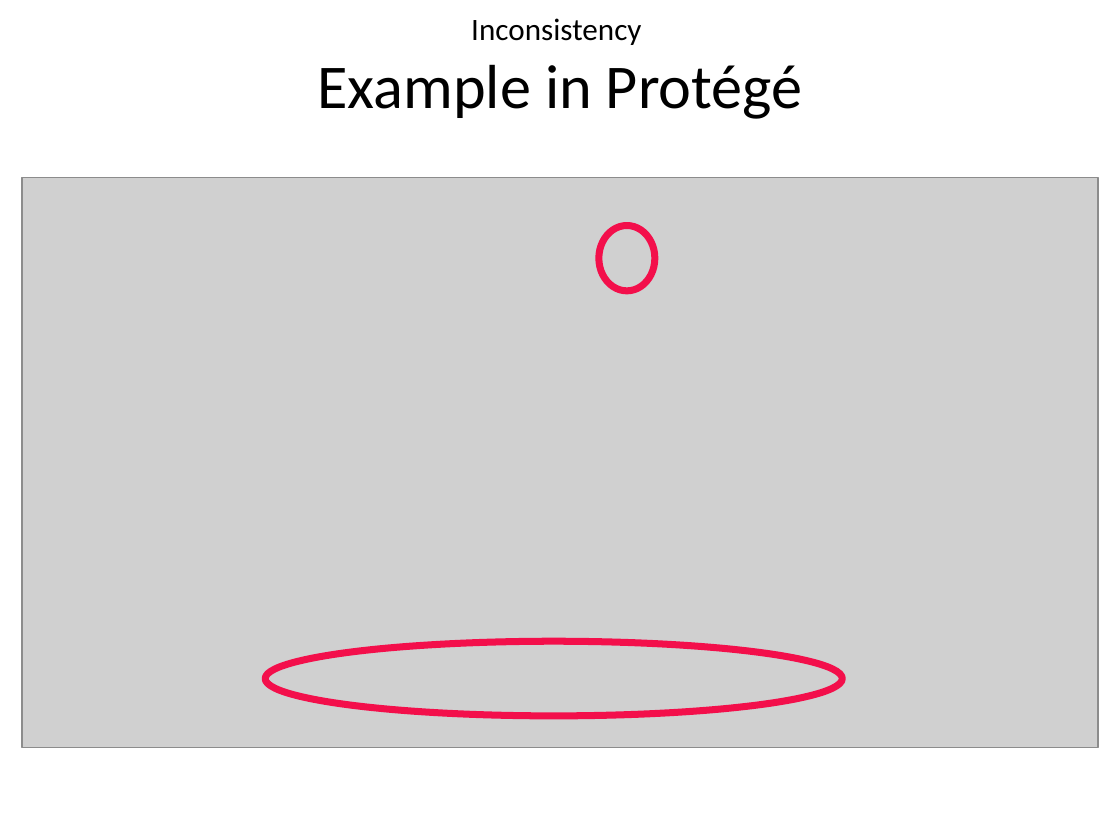
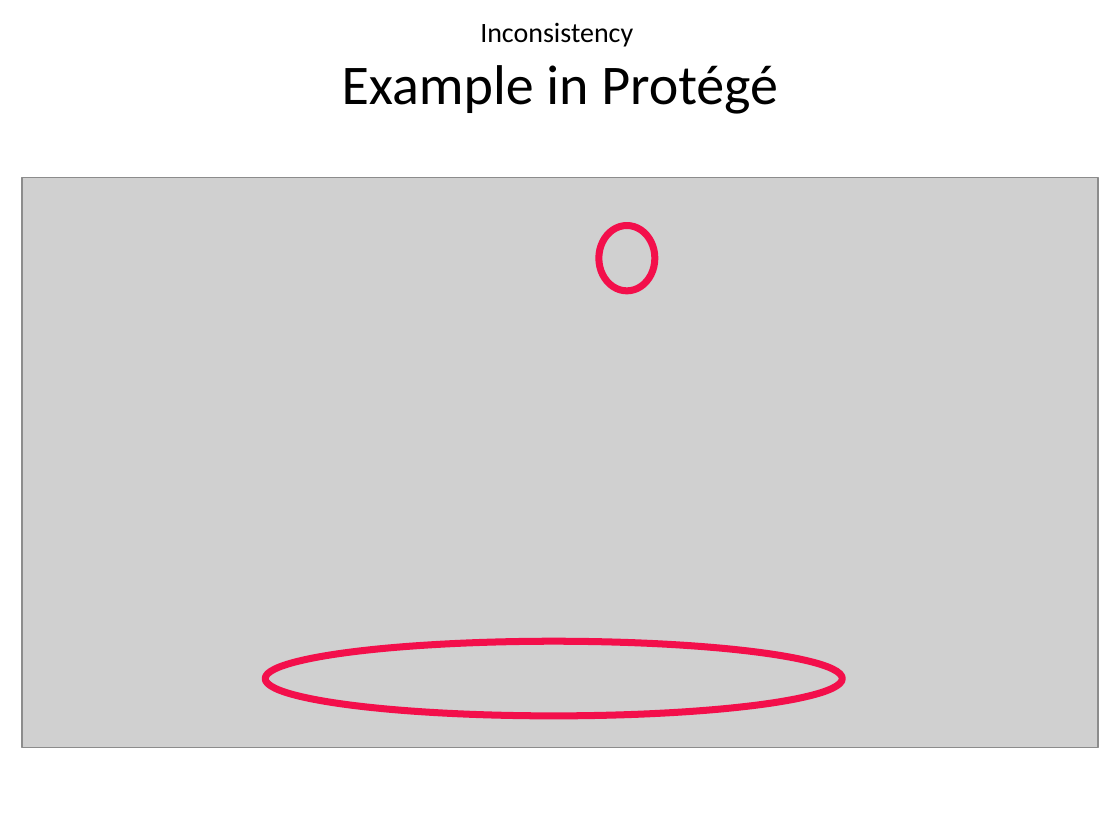
Before and after one commit to selminessrine/faculty-semweb, a slide deck: slide 39 of doc/workshop/WS2-Ontologies.pptx. Drawn at 1120x840 pixels with LibreOffice and Linux fonts; fonts in the diff are those of the drawing; grey boxes stand for pictures. Boxes give left, top, right and bottom in pixels: in the first picture for what was removed or moved away, otherwise in the second. Text is boxed around its words. In the diff, an @@ line names an element or a change of style, - is before the commit and + after.

```diff
--- a/doc/workshop/WS2-Ontologies.pptx
+++ b/doc/workshop/WS2-Ontologies.pptx
@@ title "Inconsistency Example in Protégé" at (x1=342, y1=23, x2=778, y2=114): size 20 to 18 pt in "Inconsistency"; size 40 to 36 pt in "Example in Protégé" @@
```
Also in this commit, not shown: 3 other slides changed, 3 other files.
